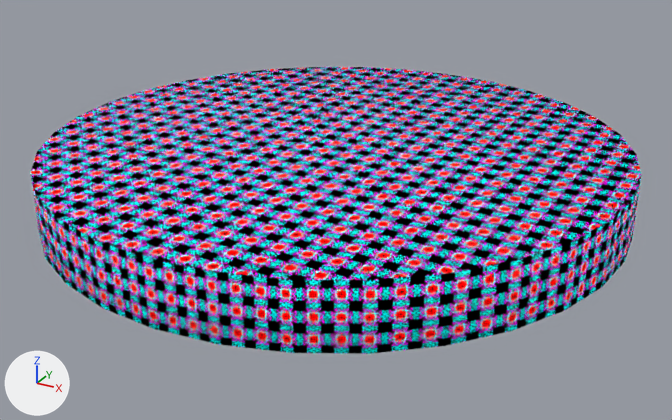
Two versions of the Blender file blends/room00.blend, one commit apart.
Rendered twice from a camera (50 mm lens) standing at (226.0, -411.0, 208.0) and looking at (3.0, -6.0, 6.0). Arrows for +X, +Y and +Z are at lower left; the lights stay in place.
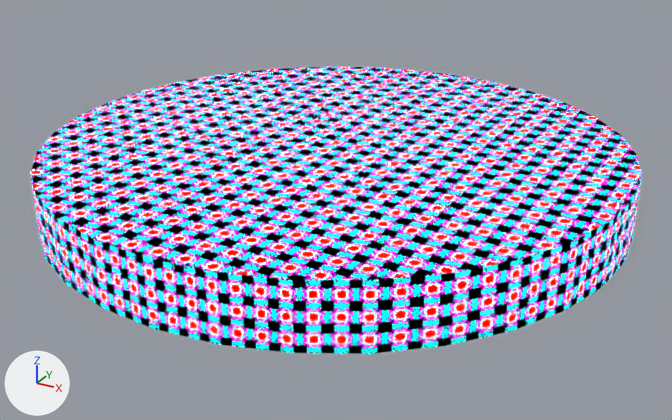
Where the change shows, as pixel boxes (x1, y1, x2, y2) in the pictures (672 x 420 px):
'Plane', surface changed
    both: (31, 67, 642, 354)

Edits to the bpy script that builds the scene:
```text
Change mat_material_001:
    where n1 = _N.new('ShaderNodeBsdfPrincipled'); n1.name = 'Principled BSDF'
    n1.inputs[28].default_value: 1.0 -> 4.0  # 'Emission Strength'
```
